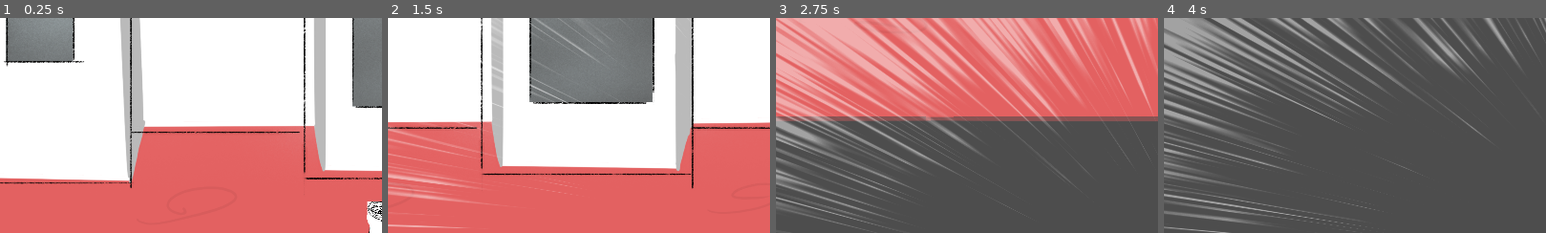
Above: before the commit, frames 1-4 (left to right).
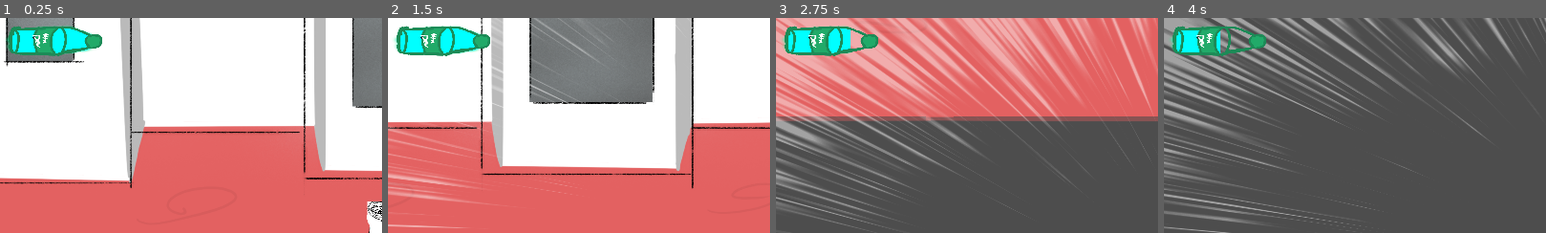
Above: after the commit, the same moments.

Repository: rmfandyplayz/DankMemeFaitGaem
Game: Godot game, scene res://Scenes/Levels/00_Tutorial.tscn
The game is run twice, just before and just after one commit, with the same random seed, the same clock (stepped at 60 frames per second) and the same inputs. Sound files missing from this copy of the repository are replaced by a short silence.
Inputs:
- Up to frame 1 (0.25 s): no input
- Up to frame 2 (1.5 s): hold Right (ui_right) 0.53-1.28 s; hold Shift (Player_Burst) 0.53-1.28 s; hold Down (ui_down) from 1.28 s (still down); tap Shift (Player_Burst) at 1.35 s
- Up to frame 3 (2.75 s): release Down (ui_down) at 2.03 s; hold Right (ui_right) from 2.03 s (still down); hold Shift (Player_Burst) from 2.03 s (still down)
- Up to frame 4 (4 s): release Right (ui_right) at 2.78 s; release Shift (Player_Burst) at 2.78 s; hold Up (ui_up) 2.78-3.53 s; tap Shift (Player_Burst) at 2.85 s; hold Left (ui_left) from 3.53 s (still down); hold Shift (Player_Burst) from 3.53 s (still down)
The pictures show only the part of the screen within x 0-50%, y 0-50%; the shares and areas given below are measured in that part.

The runs differ from the first frame. In frame 1, 2.9% of the frame differs, in the area x 1-27%, y 3-18%; in frame 2, 2.8%; in frame 3, 2.6%; in frame 4, 2.2%.

Commit message:
Update 12

Diff:
--- a/Scenes/Entities/Player.tscn
+++ b/Scenes/Entities/Player.tscn
@@ -10,6 +10,8 @@
 [ext_resource type="Texture2D" uid="uid://cglbk5ne1jsb8" path="res://Media/Sprites/Entities/Player/Walk_02.png" id="5_v3e5y"]
 [ext_resource type="Texture2D" uid="uid://dj1meo7gl633o" path="res://Media/Sprites/Entities/Player/Walk_03.png" id="6_ucs3v"]
 [ext_resource type="AudioStream" uid="uid://lheshvjgiy0v" path="res://Media/Audio/SFX/krabsWalk.mp3" id="9_tl2x1"]
+[ext_resource type="Texture2D" uid="uid://c8kc04qax1ptw" path="res://Media/UI/Bar_Boost_Empty.png" id="11_0gtg8"]
+[ext_resource type="Texture2D" uid="uid://cig4pd068ln7v" path="res://Media/UI/Bar_Boost_Fill.png" id="12_4ntq1"]
 
 [sub_resource type="SpriteFrames" id="SpriteFrames_nuque"]
 animations = [{
@@ -56,11 +58,27 @@
 [sub_resource type="RectangleShape2D" id="RectangleShape2D_fq4iy"]
 size = Vector2(160, 160)
 
-[node name="Player" type="CharacterBody2D" node_paths=PackedStringArray("playerSprite", "walkingSFX", "speedLines")]
+[node name="Player" type="CharacterBody2D" node_paths=PackedStringArray("playerSprite", "walkingSFX", "speedLines", "burstBar")]
 script = ExtResource("1_mkxkn")
-playerSprite = NodePath("Sprite")
+moveSpeed = 900.0
+acceleration = 2000.0
+friction = 900.0
+playerSprite = NodePath("PlayerSprite")
+maxSpriteAnimationSpeed = 2.25
 walkingSFX = NodePath("SFX/WalkingSFX")
 speedLines = NodePath("CameraDependentControls/SpeedLines")
+burstSpeed = 1700.0
+burstMaxDuration = 3.0
+burstBar = NodePath("Canvas/CanvasControl/BurstBar")
+
+[node name="Camera" type="Camera2D" parent="."]
+position_smoothing_enabled = true
+drag_left_margin = 0.3
+drag_top_margin = 0.3
+drag_right_margin = 0.3
+drag_bottom_margin = 0.3
+editor_draw_limits = true
+editor_draw_drag_margin = true
 
 [node name="CameraDependentControls" type="Control" parent="."]
 layout_mode = 3
@@ -86,7 +104,7 @@
 grow_vertical = 2
 size_flags_horizontal = 4
 
-[node name="Sprite" type="AnimatedSprite2D" parent="."]
+[node name="PlayerSprite" type="AnimatedSprite2D" parent="."]
 scale = Vector2(0.440433, 0.440433)
 sprite_frames = SubResource("SpriteFrames_nuque")
 animation = &"walk"
@@ -101,14 +119,25 @@
 volume_db = -2.0
 bus = &"SFX_Master"
 
-[node name="Camera" type="Camera2D" parent="."]
-position_smoothing_enabled = true
-drag_left_margin = 0.3
-drag_top_margin = 0.3
-drag_right_margin = 0.3
-drag_bottom_margin = 0.3
-editor_draw_limits = true
-editor_draw_drag_margin = true
-
 [node name="Canvas" type="CanvasLayer" parent="."]
 layer = 2
+
+[node name="CanvasControl" type="Control" parent="Canvas"]
+layout_mode = 3
+anchors_preset = 15
+anchor_right = 1.0
+anchor_bottom = 1.0
+grow_horizontal = 2
+grow_vertical = 2
+
+[node name="BurstBar" type="TextureProgressBar" parent="Canvas/CanvasControl"]
+layout_mode = 0
+offset_left = 20.0
+offset_top = 20.0
+offset_right = 258.0
+offset_bottom = 96.0
+step = 0.01
+nine_patch_stretch = true
+texture_over = ExtResource("11_0gtg8")
+texture_progress = ExtResource("12_4ntq1")
+texture_progress_offset = Vector2(-12, -3)
--- a/Scenes/Levels/00_Tutorial.tscn
+++ b/Scenes/Levels/00_Tutorial.tscn
@@ -31,9 +31,5 @@
 [node name="Player" parent="." instance=ExtResource("2_57raj")]
 position = Vector2(0, 1)
 floor_block_on_wall = false
-moveSpeed = 900.0
-acceleration = 2000.0
-friction = 900.0
-burstSpeed = 1700.0
-burstMaxDuration = 15.0
-maxSpriteAnimationSpeed = 2.25
+burstRechargeSpeed = 0.8
+burstRechargeCooldown = 1.7
--- a/Scripts/Player/Player.gd
+++ b/Scripts/Player/Player.gd
@@ -1,11 +1,8 @@
 extends CharacterBody2D
 
 @export var moveSpeed : float
-@export var acceleration: float
-@export var friction: float  # also how fast we decelerate
-
-@export var burstSpeed : float
-@export var burstMaxDuration : float # in seconds
+@export var acceleration : float
+@export var friction : float  # also how fast we decelerate
 
 @export var playerSprite : AnimatedSprite2D
 @export var minSpriteAnimationSpeed : float = 0.75
@@ -15,16 +12,30 @@
 var disableWalkSFX : bool = false
 @export var speedLines : ColorRect
 
+
+@export var burstSpeed : float
+@export var burstMaxDuration : float # in seconds
+@export var burstRechargeSpeed : float # how many seconds per second
+@export var burstRechargeCooldown : float # how long after using burst does it start recharging? (in seconds)
+var burstRechargeCooldownTimer : float
+@export var burstBar : TextureProgressBar
 var burstActive : bool = false
 var burstDirection : Vector2 = Vector2.ZERO
-var burstTimer : float = 0 # current amount
+var burstTimer : float = 0 # current amount of available burst
 
 func _ready() -> void:
+	#burst bar initial configs
+	burstBar.max_value = burstMaxDuration
+	burstTimer = burstMaxDuration # start full
+	burstBar	.value = burstTimer
+
+	#player sprite animation config
 	playerSprite.animation = "idle"
 	playerSprite.play()
 
 
 func _process(delta: float) -> void:
+	print(burstTimer)
 	# player sprite changes
 	speedLines.visible = velocity != Vector2.ZERO
 	if(velocity == Vector2.ZERO):
@@ -47,6 +58,10 @@
 	if(burstActive == true and velocity != Vector2.ZERO):
 		# burst movement
 		burstTimer -= delta
+
+		# update burst bar
+		burstBar.value = burstTimer
+
 		if(burstTimer <= 0 or Input.is_action_pressed("Player_Burst") == false):
 			EndBurst()
 	else:
@@ -58,6 +73,13 @@
 			MovePlayer(inputDirection, delta)
 
 	move_and_slide()
+
+	if (burstActive == false):
+		if burstRechargeCooldownTimer > 0:
+			burstRechargeCooldownTimer -= delta
+		elif burstTimer < burstMaxDuration:
+			burstTimer = min(burstTimer + burstRechargeSpeed * delta, burstMaxDuration)
+			burstBar.value = burstTimer
 
 
 func MovePlayer(inputDirection : Vector2, delta : float):
@@ -73,13 +95,17 @@
 var burstMusic # the actual audio file/audio stream of the burst music
 var burstMusicTimestamp : float = 0 # so that the music can pick off where it left off
 func StartBurst(direction : Vector2):
+	# abort the burst if there is no available time
+	if(burstTimer <= 0):
+		return
+
 	disableWalkSFX = true
 	walkingSFX.stop()
 	playerSprite.animation = "boost"
 	playerSprite.speed_scale = 1
 	burstActive = true
 	burstDirection = direction
-	burstTimer = burstMaxDuration
+
 	velocity = burstDirection * burstSpeed
 	burstMusic = load("res://Media/Audio/Music/gasGasGas.mp3")
 	AudioSystem.PlaySound(load("res://Media/Audio/SFX/sonicBoost.mp3"), "SFX_Master", .1, 1, false)
@@ -90,6 +116,10 @@
 	playerSprite.animation = "walk"
 	burstActive = false
 	disableWalkSFX = false
+
+	#start the cooldown before the bar starts recharging
+	burstRechargeCooldownTimer = burstRechargeCooldown
+
 	burstMusicTimestamp = AudioSystem.StopAudio(burstMusic, true, 1)
 
 
Not shown, changed: Media/Audio/SFX/sonicBoost.mp3.import
Binary file added: Media/Sprites/Entities/Player/Boost_Fire_Init_0.png
Not shown, added: Media/Sprites/Entities/Player/Boost_Fire_Init_0.png.import
Binary file added: Media/Sprites/Entities/Player/Boost_Fire_Init_1.png
Not shown, added: Media/Sprites/Entities/Player/Boost_Fire_Init_1.png.import
Binary file added: Media/Sprites/Entities/Player/Boost_Fire_Init_2.png
Not shown, added: Media/Sprites/Entities/Player/Boost_Fire_Init_2.png.import
Binary file added: Media/Sprites/Entities/Player/Boost_Fire_Loop_0.png
Not shown, added: Media/Sprites/Entities/Player/Boost_Fire_Loop_0.png.import
Binary file added: Media/Sprites/Entities/Player/Boost_Fire_Loop_1.png
Not shown, added: Media/Sprites/Entities/Player/Boost_Fire_Loop_1.png.import
Binary file added: Media/Sprites/Entities/Player/Boost_Fire_Loop_2.png
(and 9 more such lines)
